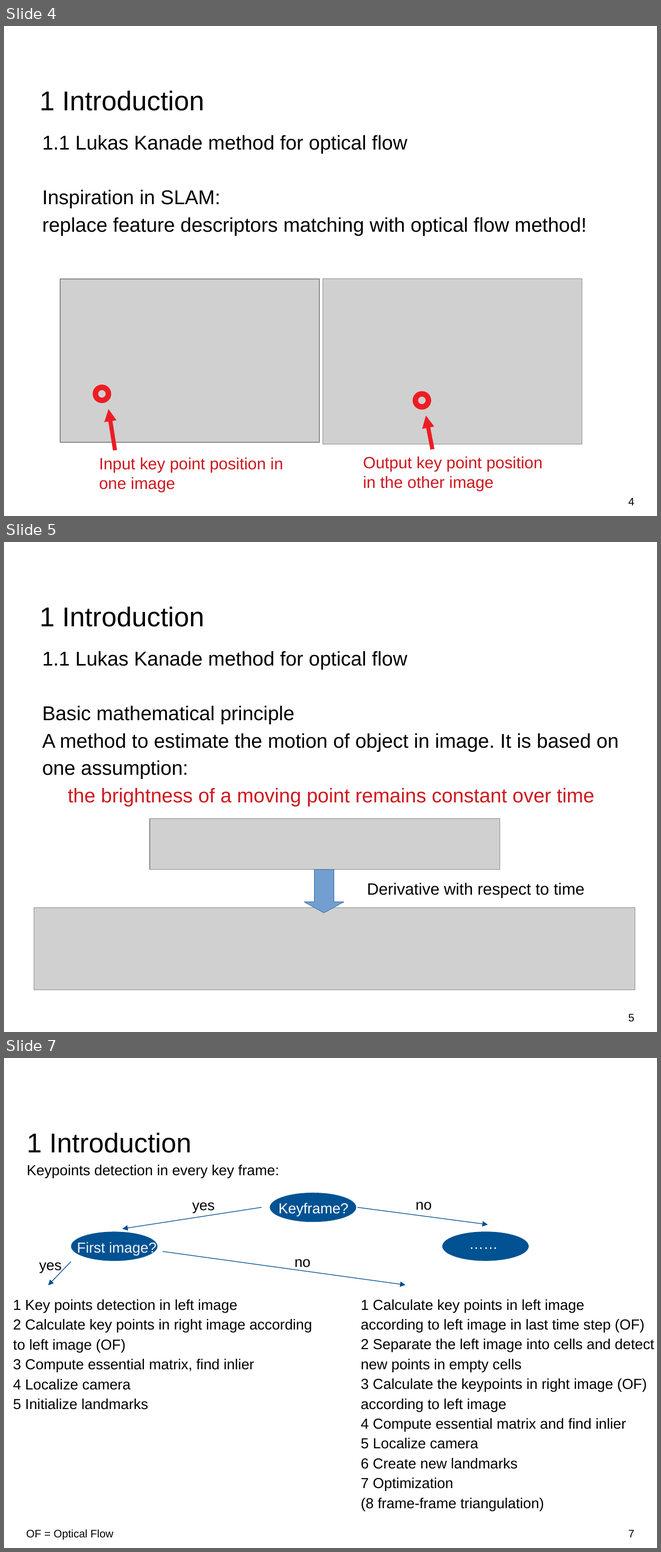
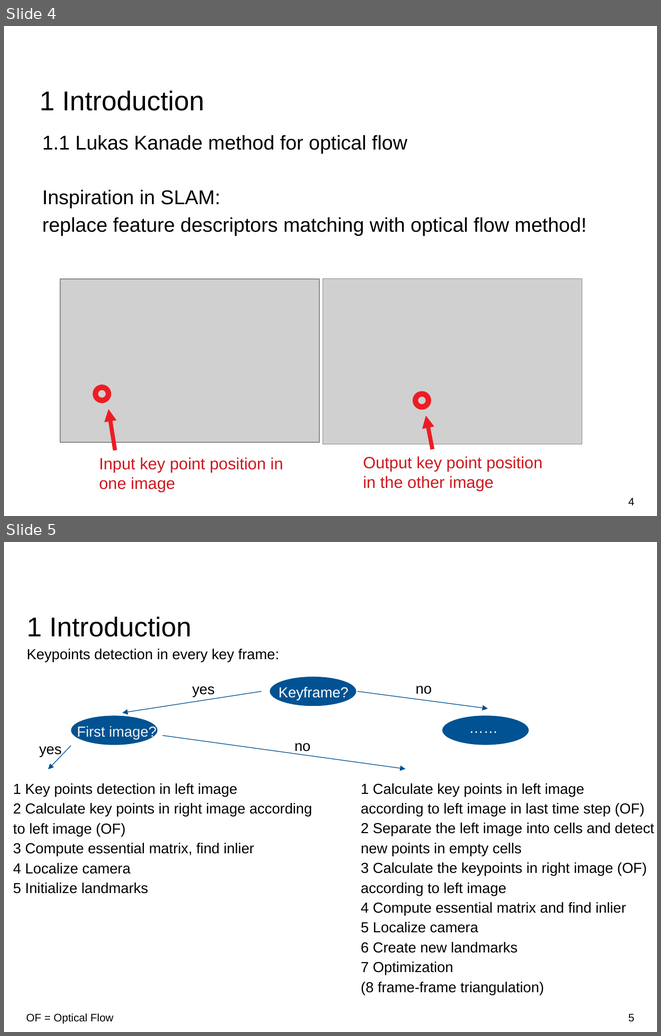
Before and after one commit to Tom-Huang/visual_navigation, a slide deck: FInal_Indirect Visual Odometry with Optical Flow.odp. Shown one above the other, each under a label of ours: slides 4, 5 and 7 before the commit, slides 4 and 5 after it; the slides between them are not shown. The pictures are 661x1552 and 661x1036 pixels, drawn with LibreOffice and Linux fonts; fonts in the diff are those of the drawing; grey boxes stand for pictures; background and template pictures are left out. Boxes give left, top, right and bottom in pixels: in the first picture for what was removed or moved away, otherwise in the second. Text is boxed around its words. In the diff, an @@ line names an element or a change of style, - is before the commit and + after.

```diff
--- a/FInal_Indirect Visual Odometry with Optical Flow.odp
+++ b/FInal_Indirect Visual Odometry with Optical Flow.odp
@@ slide 5 removed at [4, 542, 657, 1032], background #FFFFFF @@
@@ title removed at [40, 606, 204, 627] @@
-1 Introduction
@@ text removed at [42, 651, 619, 806] @@
-1.1 Lukas Kanade method for optical flow
-Basic mathematical principle
-A method to estimate the motion of object in image. It is based on one assumption:
-the brightness of a moving point remains constant over time
@@ picture removed at [150, 818, 500, 869] @@
@@ down arrow removed at [305, 869, 344, 912] @@
@@ text removed at [367, 882, 584, 898] @@
-Derivative with respect to time
@@ picture removed at [34, 908, 635, 990] @@
@@ page number removed at [628, 1014, 634, 1022] @@
-5
@@ what was slide 7 is now slide 5 @@
@@ page number at [628, 1014, 634, 1022]: text changed @@
-7
+5
```
Also in this commit, not shown: 30 slides changed, 4 other slides removed, 5 other files.
